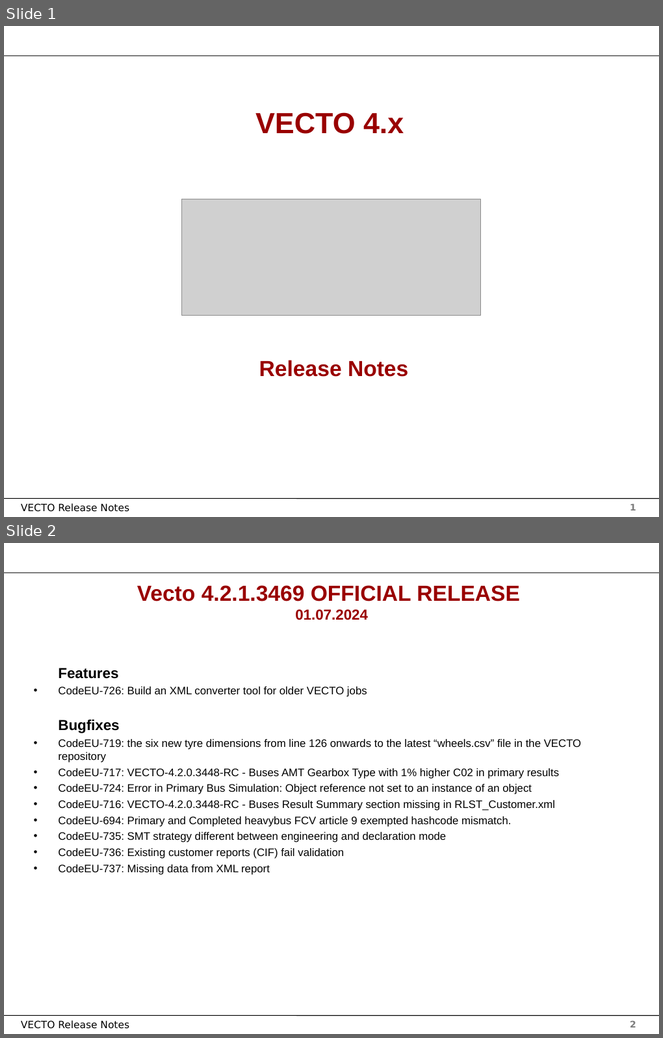
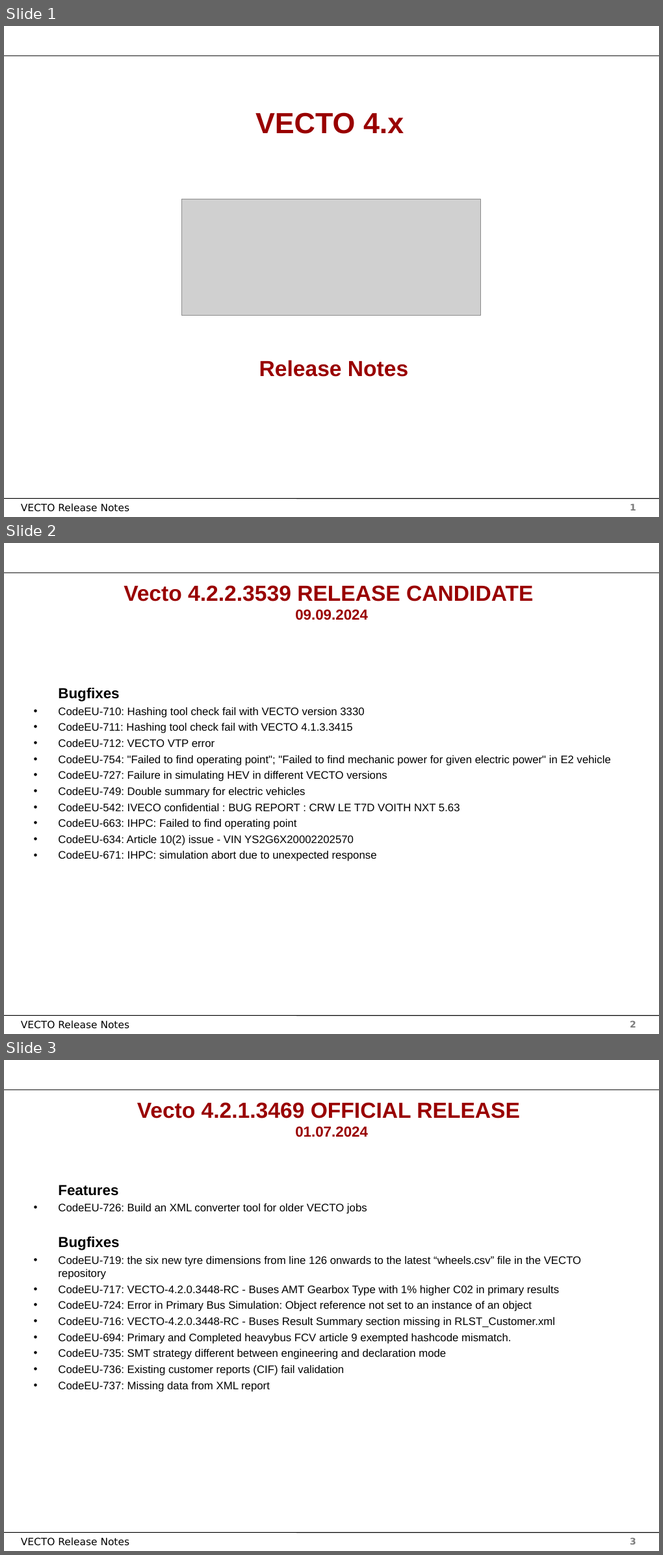
Before and after one commit to tanawadeatharva/BharatVECTO, a slide deck: Documentation/User Manual Source/Release Notes Vecto4.x.pptx. Shown one above the other, each under a label of ours: slides 1 and 2 before the commit, slides 1, 2 and 3 after it. The pictures are 663x1038 and 663x1555 pixels, drawn with LibreOffice and Linux fonts; fonts in the diff are those of the drawing; grey boxes stand for pictures; background and template pictures are left out. Boxes give left, top, right and bottom in pixels: in the first picture for what was removed or moved away, otherwise in the second. Text is boxed around its words. In the diff, an @@ line names an element or a change of style, - is before the commit and + after.

```diff
--- a/Documentation/User Manual Source/Release Notes Vecto4.x.pptx
+++ b/Documentation/User Manual Source/Release Notes Vecto4.x.pptx
@@ slide 2 added at [4,543,659,1034], background #FFFFFF; not listed: 4 template elements that a slide beside it also shows @@
@@ title added at [124,585,533,620], 24 pt, text #990000, bold @@
+Vecto 4.2.2.3539 RELEASE CANDIDATE
+09.09.2024
@@ text added at [58,687,611,861], 12 pt, text #000000 @@
+Bugfixes
+• CodeEU-710: Hashing tool check fail with VECTO version 3330
+• CodeEU-711: Hashing tool check fail with VECTO 4.1.3.3415
+• CodeEU-712: VECTO VTP error
+• CodeEU-754: "Failed to find operating point"; "Failed to find mechanic power for given electric power" in E2 vehicle
+• CodeEU-727: Failure in simulating HEV in different VECTO versions
+• CodeEU-749: Double summary for electric vehicles
+• CodeEU-542: IVECO confidential : BUG REPORT : CRW LE T7D VOITH NXT 5.63
+• CodeEU-663: IHPC: Failed to find operating point
+• CodeEU-634: Article 10(2) issue - VIN YS2G6X20002202570
+• CodeEU-671: IHPC: simulation abort due to unexpected response
@@ what was slide 2 is now slide 3 @@
@@ page number at [630,1538,636,1545]: text changed @@
-2
+3
```
Also in this commit, not shown: 4 other files.
